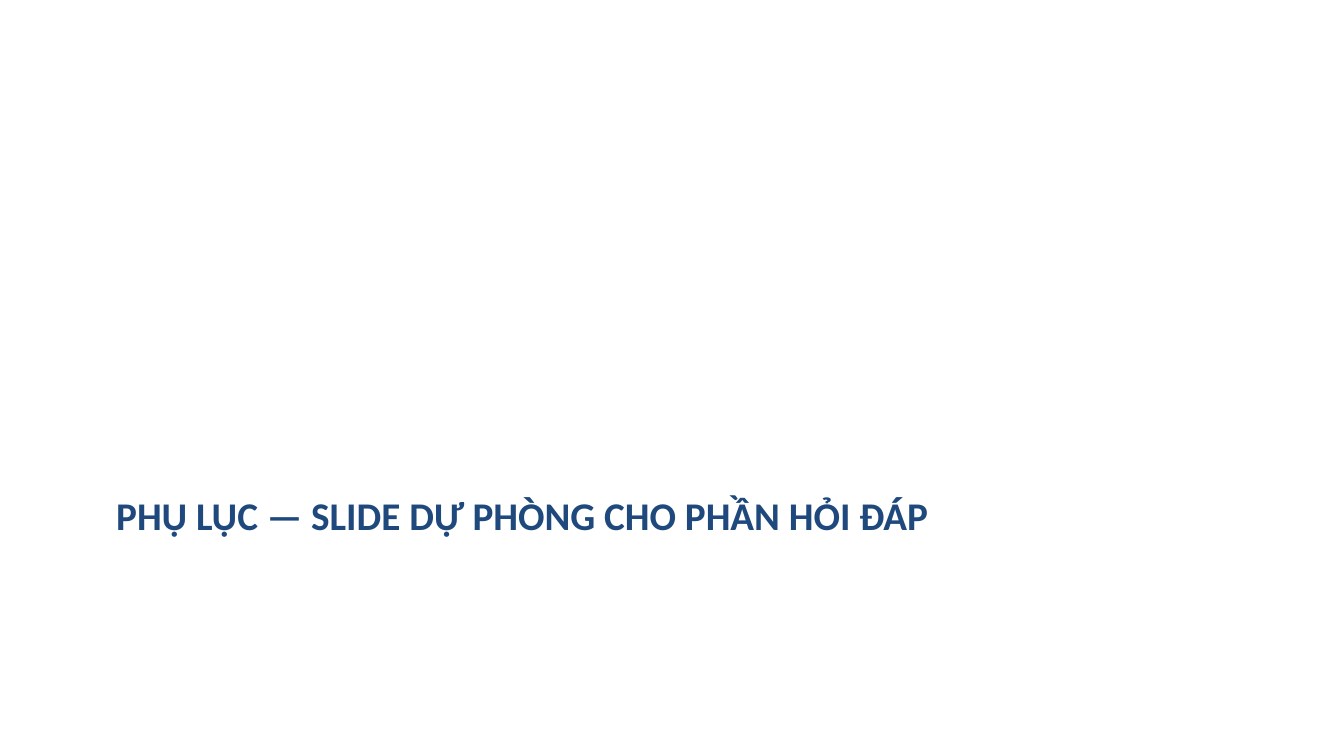
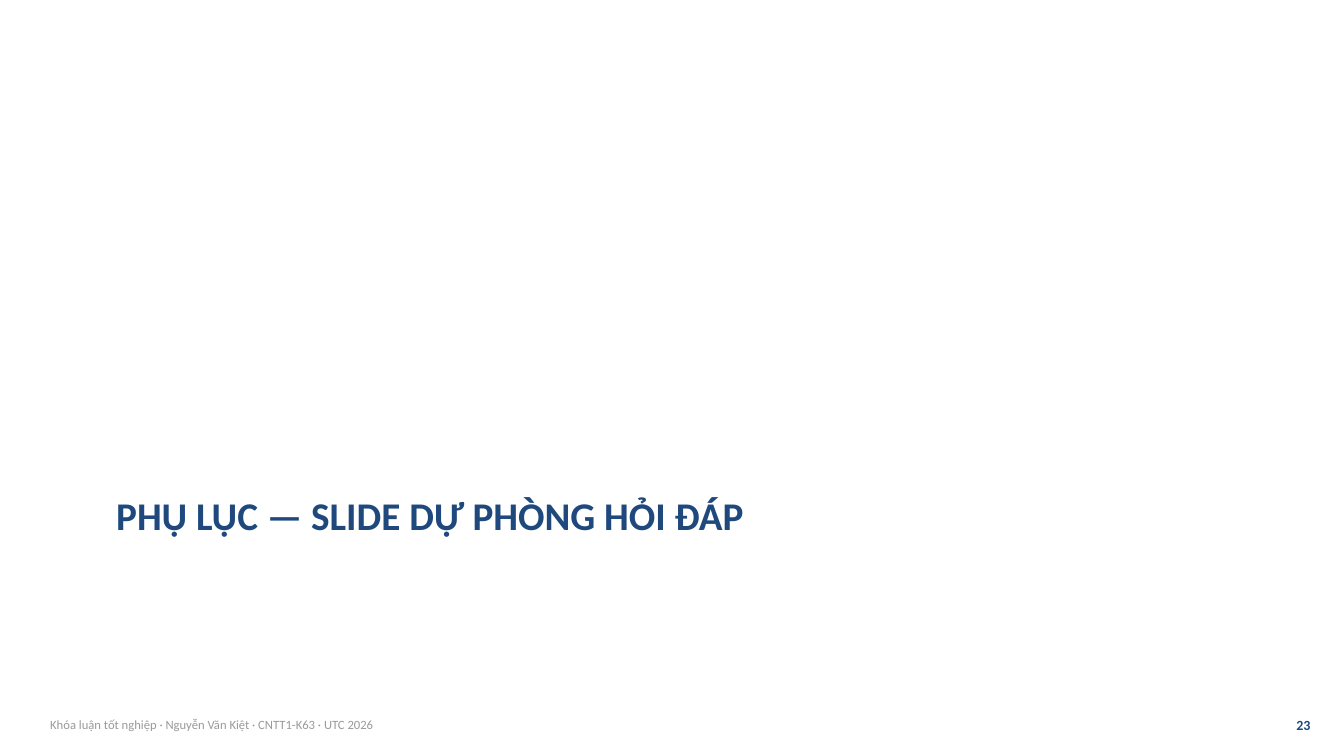
Before and after one commit to VictorAurelius/2026-Kite-Class-Platform, a slide deck: slide 23 of documents/08-thesis/defense/KiteHub-baove-khoaluan-20slide.pptx (slide 21 before the commit). Drawn at 1344x756 pixels with LibreOffice and Linux fonts; fonts in the diff are those of the drawing. Boxes give left, top, right and bottom in pixels: in the first picture for what was removed or moved away, otherwise in the second. Text is boxed around its words. In the diff, an @@ line names an element or a change of style, - is before the commit and + after.

```diff
--- a/documents/08-thesis/defense/KiteHub-baove-khoaluan-20slide.pptx
+++ b/documents/08-thesis/defense/KiteHub-baove-khoaluan-20slide.pptx
@@ title at [116, 497, 744, 537]: text changed @@
-PHỤ LỤC — SLIDE DỰ PHÒNG CHO PHẦN HỎI ĐÁP
+PHỤ LỤC — SLIDE DỰ PHÒNG HỎI ĐÁP
@@ text added at [50, 719, 374, 731], 9 pt, text #9A9A9A @@
+Khóa luận tốt nghiệp · Nguyễn Văn Kiệt · CNTT1-K63 · UTC 2026
@@ text added at [1296, 721, 1310, 730], 10 pt, text #1F497D, bold @@
+23
```
Also in this commit, not shown: 13 other slides changed, 12 slides added, 12 slides removed, 22 other files.
